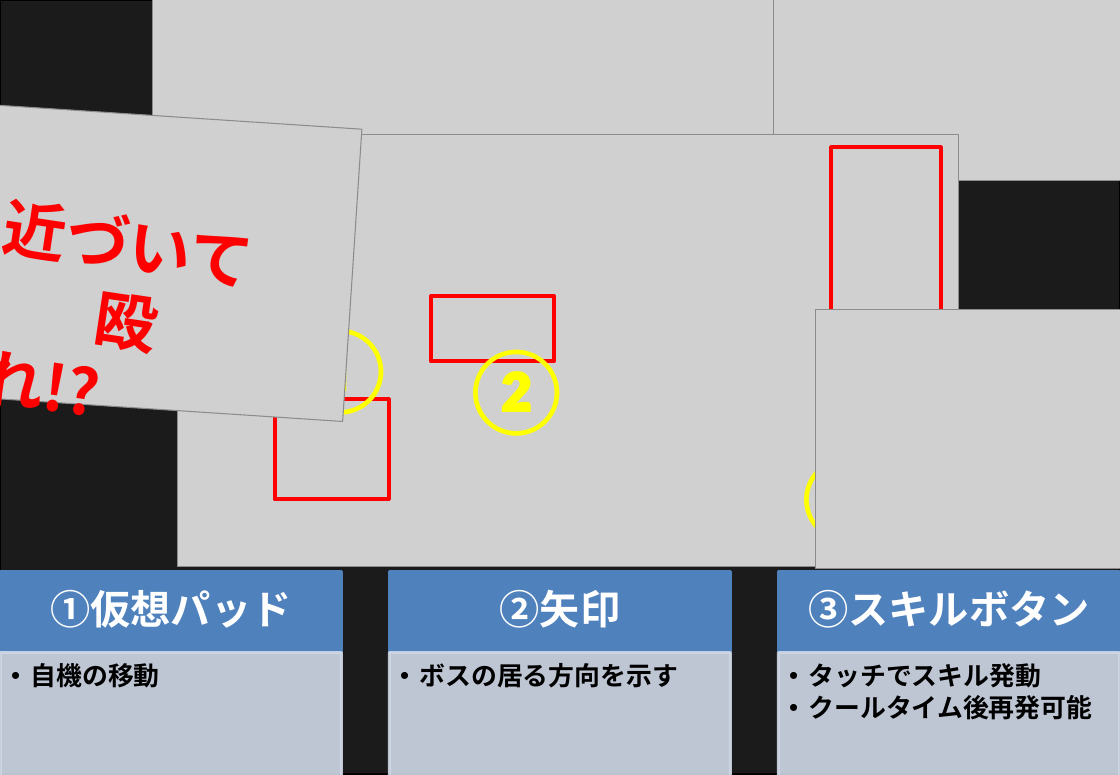
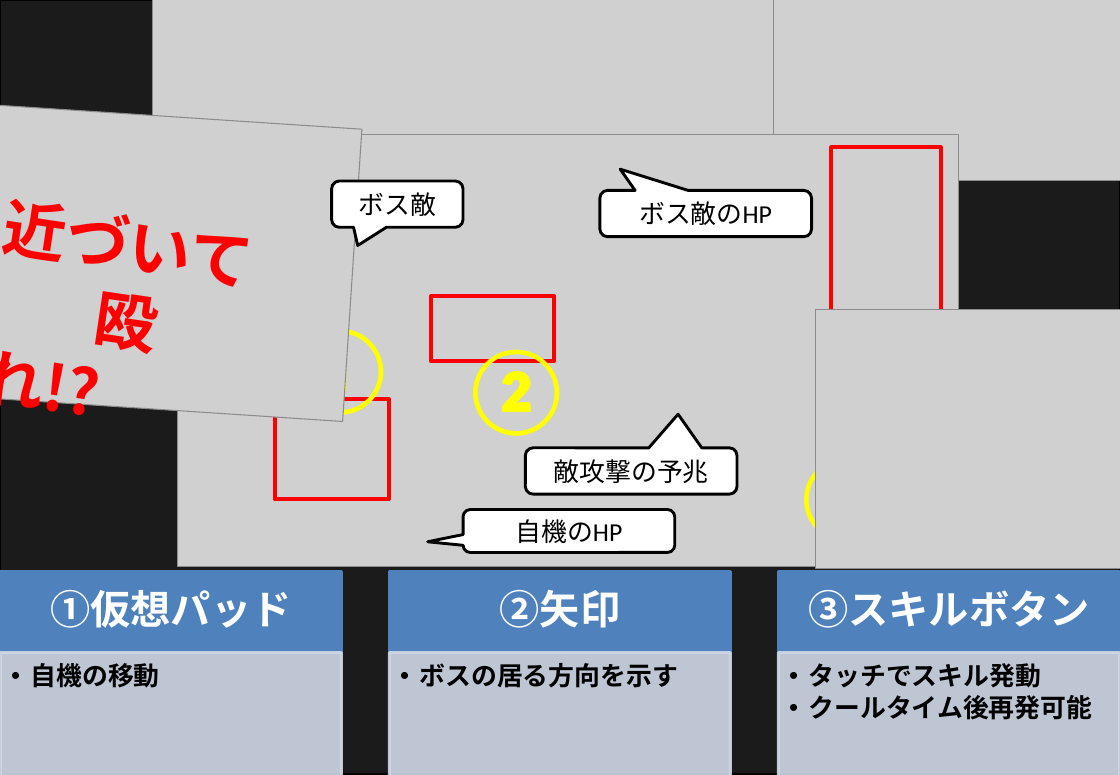
Before and after one commit to potohu9/testRpoji, a slide deck: slide 1 of 説明書.pptx. Drawn at 1120x775 pixels with LibreOffice and Linux fonts; fonts in the diff are those of the drawing; grey boxes stand for pictures. Boxes give left, top, right and bottom in pixels: in the first picture for what was removed or moved away, otherwise in the second. Text is boxed around its words. In the diff, an @@ line names an element or a change of style, - is before the commit and + after.

Commit message:
新しいの

```diff
--- a/説明書.pptx
+++ b/説明書.pptx
@@ rounded speech box added at (332, 181, 463, 228), fill #FFFFFF, outline #000000 2 pt, 18 pt, text #000000 @@
+ボス敵
@@ rounded speech box added at (600, 190, 812, 237), fill #FFFFFF, outline #000000 2 pt, 18 pt, text #000000 @@
+ボス敵のHP
@@ rounded speech box added at (525, 448, 737, 494), fill #FFFFFF, outline #000000 2 pt, 18 pt, text #000000 @@
+敵攻撃の予兆
@@ rounded speech box added at (463, 510, 675, 553), fill #FFFFFF, outline #000000 2 pt, 18 pt, text #000000 @@
+自機のHP
```
